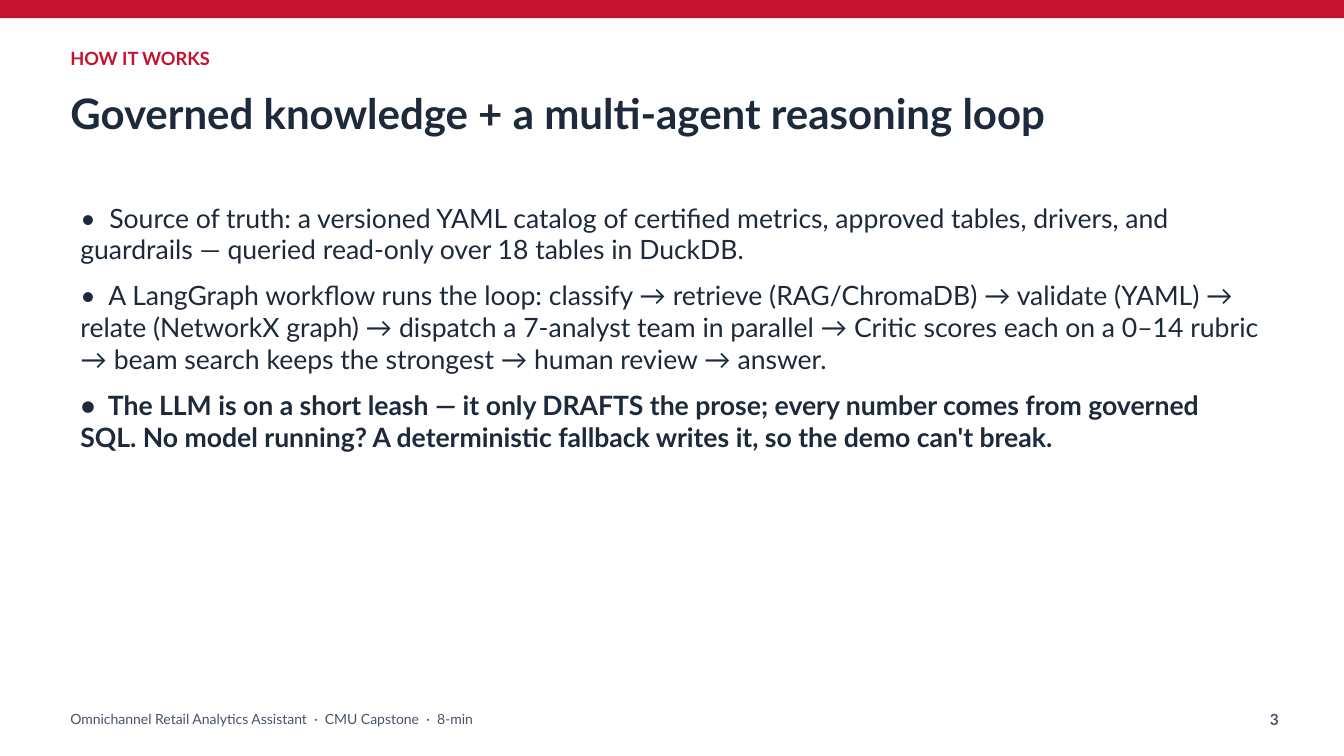
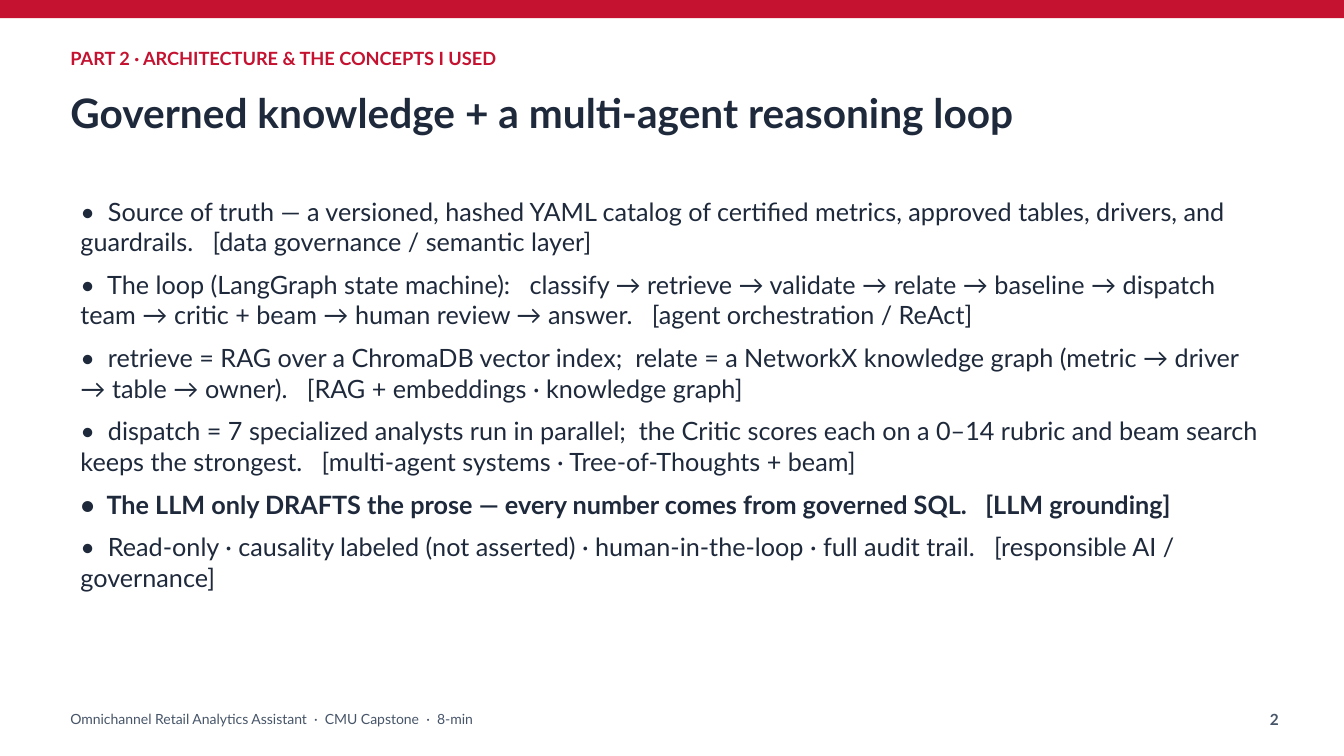
Before and after one commit to hreddy99/omnichannel-retail-analytics-assistant, a slide deck: slide 2 of presentation/Omnichannel_8min.pptx (slide 3 before the commit). Drawn at 1344x756 pixels with LibreOffice and Linux fonts; fonts in the diff are those of the drawing. Boxes give left, top, right and bottom in pixels: in the first picture for what was removed or moved away, otherwise in the second. Text is boxed around its words. In the diff, an @@ line names an element or a change of style, - is before the commit and + after.

```diff
--- a/presentation/Omnichannel_8min.pptx
+++ b/presentation/Omnichannel_8min.pptx
@@ text at (70, 51, 496, 65): text changed @@
-HOW IT WORKS
+PART 2 · ARCHITECTURE & THE CONCEPTS I USED
@@ text "Governed knowledge + a multi-agent ..." at (70, 98, 1013, 136): size 30 to 29 pt @@
@@ text at (80, 202, 1257, 591): text changed; size 19 to 18 pt @@
-• Source of truth: a versioned YAML catalog of certified metrics, approved tables, drivers, and guardrails — queried read-only over 18 tables in DuckDB.
-• A LangGraph workflow runs the loop: classify → retrieve (RAG/ChromaDB) → validate (YAML) → relate (NetworkX graph) → dispatch a 7-analyst team in parallel → Critic scores each on a 0–14 rubric → beam search keeps the strongest → human review → answer.
-• The LLM is on a short leash — it only DRAFTS the prose; every number comes from governed SQL. No model running? A deterministic fallback writes it, so the demo can't break.
+• Source of truth — a versioned, hashed YAML catalog of certified metrics, approved tables, drivers, and guardrails. [data governance / semantic layer]
+• The loop (LangGraph state machine): classify → retrieve → validate → relate → baseline → dispatch team → critic + beam → human review → answer. [agent orchestration / ReAct]
+• retrieve = RAG over a ChromaDB vector index; relate = a NetworkX knowledge graph (metric → driver → table → owner). [RAG + embeddings · knowledge graph]
+• dispatch = 7 specialized analysts run in parallel; the Critic scores each on a 0–14 rubric and beam search keeps the strongest. [multi-agent systems · Tree-of-Thoughts + beam]
+• The LLM only DRAFTS the prose — every number comes from governed SQL. [LLM grounding]
+• Read-only · causality labeled (not asserted) · human-in-the-loop · full audit trail. [responsible AI / governance]
@@ text at (1270, 714, 1279, 725): text changed @@
-3
+2
```
Also in this commit, not shown: 4 other slides changed, 2 slides removed, 2 other files.
